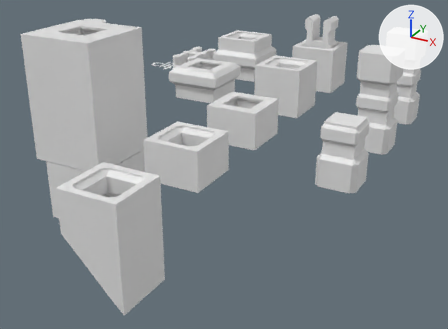
An edit to the Blender file blender/clip.blend, drawn before and after from the same camera.
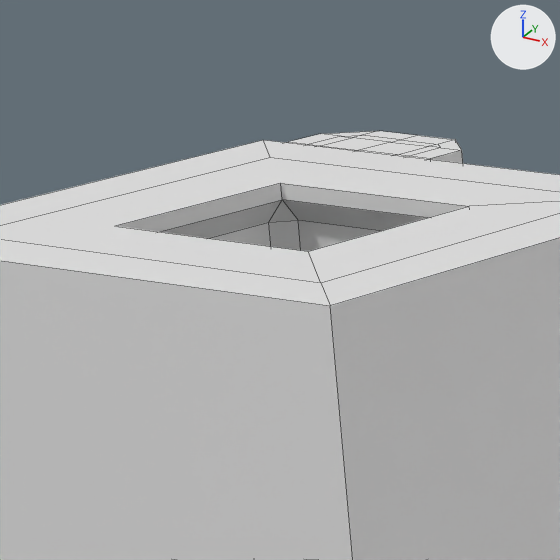
There are two pictures of each version: one whole from a 50 mm camera at (50.6, -139.6, 43.1) aimed at (-6.8, -35.2, -9.1), one close up on the part from 9% to 27% of the width and 0% to 24% of the height. The axes (+X, +Y, +Z) are drawn at upper right. The lights are the same throughout. The close-ups show mesh edges as thin lines.

Script lines for the objects in view, before the commit:
```python
me_cube = bpy.data.meshes.new('Cube')
me_cube.from_pydata(...)  # 36 vertices, 30 faces; spans x -7.0..7.0, y -7.0..7.0, z -6.0..16.0
# before: 1 (-5.3, -5.3, 16.0), 3 (-5.3, 5.3, 16.0), 5 (5.3, -5.3, 16.0), 7 (5.3, 5.3, 16.0), 10 (-7.0, -7.0, 16.0)
# before: 11 (-7.0, 7.0, 16.0), 13 (7.0, 7.0, 16.0), 15 (7.0, -7.0, 16.0)
me_cube_003 = bpy.data.meshes.new('Cube.003')
me_cube_003.from_pydata(...)  # 54 vertices, 40 faces; spans x 0.0..3.7, y 0.0..3.7, z 0.2..6.1
me_cube_006 = bpy.data.meshes.new('Cube.006')
me_cube_006.from_pydata(...)  # 48 vertices, 52 faces; spans x -3.8..3.8, y -3.8..3.8, z -5.0..7.1
ob_clip_holder_negative_applied_trimmed_001 = bpy.data.objects.new('clip_holder_negative_applied_trimmed.001', me_cube_006)
ob_clip_holder_negative_applied_trimmed_001.parent = ob_pole_holder
ob_clip_holder_negative_applied_trimmed_001.matrix_parent_inverse = Matrix(((1.0, 0.0, 0.0, 20.01), (0.0, 1.0, 0.0, 59.99), (0.0, 0.0, 1.0, -6.0), (0.0, 0.0, 0.0, 1.0)))
ob_clip_holder_negative_applied_trimmed_001.location = (-20.0, -60.0, 15.0)
ob_clip_holder_negative_applied_trimmed_001.hide_set(True)
ob_mini_clip_holder = bpy.data.objects.new('mini_clip_holder', me_cube_003)
ob_mini_clip_holder.location = (-69.5, 0.0, 3.0)
_m = ob_mini_clip_holder.modifiers.new('Mirror', 'MIRROR')
_m.use_axis = (True, True, False)
ob_pole_holder = bpy.data.objects.new('pole_holder', me_cube)
ob_pole_holder.location = (-20.01, -59.99, 6.0)
_m = ob_pole_holder.modifiers.new('Boolean', 'BOOLEAN')
_m.object = ob_clip_holder_negative_applied_trimmed_001
```
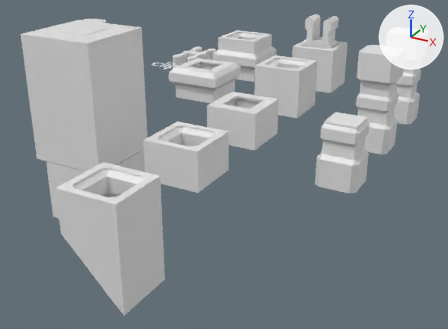
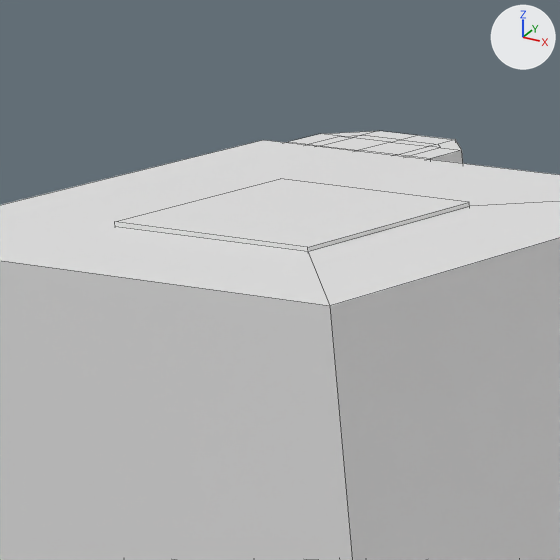
Commit message: Fix broken geometry on the clip pole template

What changed in the scene script:
```text
Change me_cube:
    used by ob_pole_holder; location = (-20.01, -59.99, 6.0)
    verts and faces of me_cube; kept vertices keep their numbers, new ones are numbered from 36
    remove me_cube.from_pydata(...)  # 36 vertices, 30 faces; spans x -7.0..7.0, y -7.0..7.0, z -6.0..16.0
    add me_cube.from_pydata(...)  # 24 vertices, 22 faces; spans x -7.0..7.0, y -7.0..7.0, z -6.0..16.0
    me_cube part 1
    8 vertices are removed from x -5.3..5.3, y -5.3..5.3, z -6.0
    12 faces are deleted
    8 new faces join them
    me_cube part 2
    add delete_vertices([1, 3, 5, 7])  # with the faces that use them
    add faces += [(10, 15, 13, 11)]
Change ob_clip_holder_negative_applied_trimmed_001:
    remove ob_clip_holder_negative_applied_trimmed_001.hide_set(True)
```

Boxes [x1, y1, x2, y2] around the edits, measured in the close-ups (560 x 560 px):
'clip_holder_negative_applied_trimmed.001', shown
    after: [115, 179, 469, 251]
part 2 of me_cube, cut back
    both: [0, 140, 560, 306]
